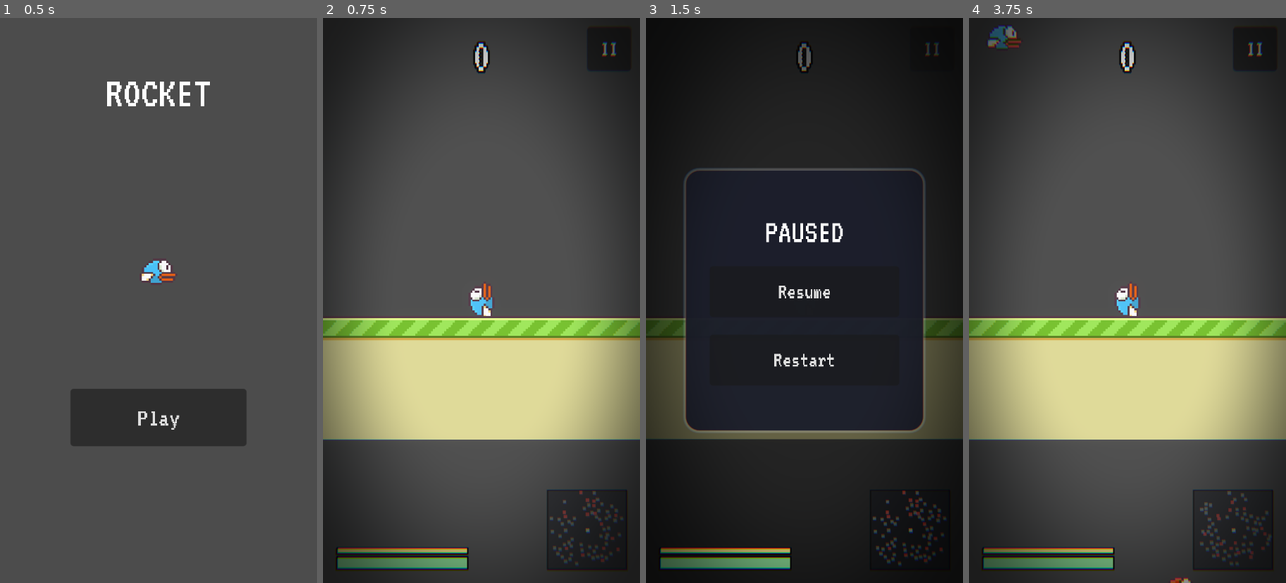
Above: before the commit, frames 1-4 (left to right).
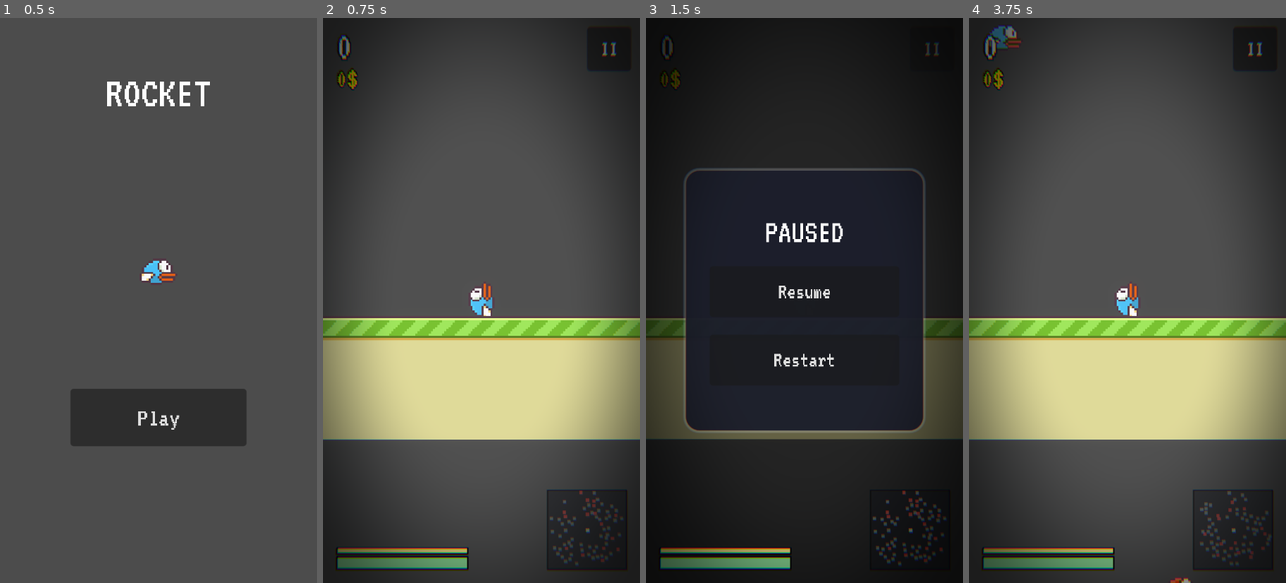
Above: after the commit, the same moments.

Repository: dunkbing/rocket2
Game: Godot game, scene res://main_menu.tscn
The game is run twice, just before and just after one commit, with the same random seed, the same clock (stepped at 60 frames per second) and the same inputs.
Inputs:
- Up to frame 1 (0.5 s): no input
- Up to frame 2 (0.75 s): click "Play" at 0.5 s
- Up to frame 3 (1.5 s): click "II" at 1.25 s
- Up to frame 4 (3.75 s): click "Restart" at 2 s; click "II" at 2.75 s; click "Restart" at 3.5 s

Frame 1 is identical in both runs. In frame 2, 0.5% of the frame differs, in the area x 4-53%, y 3-13%; in frame 3, 0.3%; in frame 4, 0.6%, in the area x 4-53%, y 2-13%.

Commit message:
add score/coin.

Diff:
--- a/asteroid.gd
+++ b/asteroid.gd
@@ -7,6 +7,13 @@
 ## How long to linger after exploding (so the embedded explosion particles can
 ## finish) before reporting that we're done and ready to be recycled.
 @export var death_duration: float = 1.2
+
+## Floating text scene shown on destruction (assign floating_text.tscn).
+@export var floating_text_scene: PackedScene
+## Score awarded when destroyed (shown as "+score").
+@export var score: int = 1
+## Coins awarded when destroyed (shown as "+coin$"; 0 hides the coin line).
+@export var coin: int = 0
 
 ## True while live in the field. The spawner reads this for its placement logic.
 var active: bool = false
@@ -37,7 +44,8 @@
     _sprite.hide()
     _collision.set_deferred("disabled", true)
     _play_explosion()
-    get_tree().call_group("hud", "on_asteroid_destroyed")
+    _show_floating_text()
+    get_tree().call_group("game_state", "add_stats", score, coin)
     # Linger so the explosion plays out, then let the pool recycle us.
     await get_tree().create_timer(death_duration).timeout
     died.emit()
@@ -47,6 +55,18 @@
 func _play_explosion() -> void:
     if _explosion:
         _explosion.restart()  # one-shot burst at the asteroid's position
+
+
+## Spawn the floating score text into the scene so it outlives this asteroid.
+## The scene's AnimationPlayer handles the rise/fade and frees it.
+func _show_floating_text() -> void:
+    if floating_text_scene == null:
+        return
+    var popup: Node = floating_text_scene.instantiate()
+    if popup.has_method("setup"):
+        popup.setup(score, coin)
+    get_tree().current_scene.add_child(popup)
+    popup.global_position = global_position
 
 
 ## ObjectPool hook: bring this asteroid to life (the spawner positions it after).
--- a/asteroid.tscn
+++ b/asteroid.tscn
@@ -1,6 +1,7 @@
 [gd_scene format=3 uid="uid://cb1dkn6sfyxym"]
 
 [ext_resource type="Script" uid="uid://cesm6001h2rrh" path="res://asteroid.gd" id="2_ast"]
+[ext_resource type="PackedScene" uid="uid://30e74xg5mtn1" path="res://floating_text.tscn" id="2_gm5ib"]
 [ext_resource type="Texture2D" uid="uid://bbc5ai3osb2fv" path="res://assets/rocket.png" id="3_gm5ib"]
 
 [sub_resource type="CircleShape2D" id="CircleShape2D_ast"]
@@ -52,6 +53,9 @@
 collision_layer = 2
 collision_mask = 0
 script = ExtResource("2_ast")
+floating_text_scene = ExtResource("2_gm5ib")
+score = 100
+coin = 5
 
 [node name="Sprite2D" type="Sprite2D" parent="." unique_id=1116532903]
 texture = ExtResource("3_gm5ib")
--- /dev/null
+++ b/floating_text.gd
@@ -0,0 +1,23 @@
+extends Node2D
+
+## Score/coin to display. Set via setup() before this is added to the tree.
+var _score: int = 1
+var _coin: int = 0
+
+
+## Called by the asteroid that spawns this popup, before it enters the tree.
+func setup(score: int, coin: int) -> void:
+    _score = score
+    _coin = coin
+    if is_node_ready():
+        _apply()
+
+
+func _ready() -> void:
+    _apply()
+
+
+func _apply() -> void:
+    $Label.text = "+%d" % _score
+    $CoinLabel.text = "+%d$" % _coin
+    $CoinLabel.visible = _coin > 0
--- /dev/null
+++ b/floating_text.tscn
@@ -0,0 +1,149 @@
+[gd_scene format=3 uid="uid://30e74xg5mtn1"]
+
+[ext_resource type="Script" uid="uid://nysadf1m8ww4" path="res://floating_text.gd" id="1_58iww"]
+
+[sub_resource type="Animation" id="Animation_wvgbu"]
+length = 0.001
+tracks/0/type = "value"
+tracks/0/imported = false
+tracks/0/enabled = true
+tracks/0/path = NodePath("Label:position")
+tracks/0/interp = 1
+tracks/0/loop_wrap = true
+tracks/0/keys = {
+"times": PackedFloat32Array(0),
+"transitions": PackedFloat32Array(1),
+"update": 0,
+"values": [Vector2(0, 0)]
+}
+tracks/1/type = "value"
+tracks/1/imported = false
+tracks/1/enabled = true
+tracks/1/path = NodePath("Label:modulate")
+tracks/1/interp = 1
+tracks/1/loop_wrap = true
+tracks/1/keys = {
+"times": PackedFloat32Array(0),
+"transitions": PackedFloat32Array(1),
+"update": 0,
+"values": [Color(1, 1, 1, 1)]
+}
+tracks/2/type = "value"
+tracks/2/imported = false
+tracks/2/enabled = true
+tracks/2/path = NodePath("CoinLabel:position")
+tracks/2/interp = 1
+tracks/2/loop_wrap = true
+tracks/2/keys = {
+"times": PackedFloat32Array(0),
+"transitions": PackedFloat32Array(1),
+"update": 0,
+"values": [Vector2(0, 18)]
+}
+tracks/3/type = "value"
+tracks/3/imported = false
+tracks/3/enabled = true
+tracks/3/path = NodePath("CoinLabel:modulate")
+tracks/3/interp = 1
+tracks/3/loop_wrap = true
+tracks/3/keys = {
+"times": PackedFloat32Array(0),
+"transitions": PackedFloat32Array(1),
+"update": 0,
+"values": [Color(1, 1, 1, 1)]
+}
+
+[sub_resource type="Animation" id="Animation_58iww"]
+resource_name = "float"
+length = 0.7
+tracks/0/type = "value"
+tracks/0/imported = false
+tracks/0/enabled = true
+tracks/0/path = NodePath("Label:position")
+tracks/0/interp = 1
+tracks/0/loop_wrap = true
+tracks/0/keys = {
+"times": PackedFloat32Array(0, 0.7),
+"transitions": PackedFloat32Array(1, 1),
+"update": 0,
+"values": [Vector2(0, 0), Vector2(0, -24)]
+}
+tracks/1/type = "value"
+tracks/1/imported = false
+tracks/1/enabled = true
+tracks/1/path = NodePath("Label:modulate")
+tracks/1/interp = 1
+tracks/1/loop_wrap = true
+tracks/1/keys = {
+"times": PackedFloat32Array(0, 0.7),
+"transitions": PackedFloat32Array(1, 1),
+"update": 0,
+"values": [Color(1, 1, 1, 1), Color(1, 1, 1, 0)]
+}
+tracks/2/type = "value"
+tracks/2/imported = false
+tracks/2/enabled = true
+tracks/2/path = NodePath("CoinLabel:position")
+tracks/2/interp = 1
+tracks/2/loop_wrap = true
+tracks/2/keys = {
+"times": PackedFloat32Array(0, 0.7),
+"transitions": PackedFloat32Array(1, 1),
+"update": 0,
+"values": [Vector2(0, 18), Vector2(0, -6)]
+}
+tracks/3/type = "value"
+tracks/3/imported = false
+tracks/3/enabled = true
+tracks/3/path = NodePath("CoinLabel:modulate")
+tracks/3/interp = 1
+tracks/3/loop_wrap = true
+tracks/3/keys = {
+"times": PackedFloat32Array(0, 0.7),
+"transitions": PackedFloat32Array(1, 1),
+"update": 0,
+"values": [Color(1, 1, 1, 1), Color(1, 1, 1, 0)]
+}
+tracks/4/type = "method"
+tracks/4/imported = false
+tracks/4/enabled = true
+tracks/4/path = NodePath(".")
+tracks/4/interp = 1
+tracks/4/loop_wrap = true
+tracks/4/keys = {
+"times": PackedFloat32Array(0.7),
+"transitions": PackedFloat32Array(1),
+"values": [{
+"args": [],
+"method": &"queue_free"
+}]
+}
+
+[sub_resource type="AnimationLibrary" id="AnimationLibrary_ds5wh"]
+_data = {
+&"RESET": SubResource("Animation_wvgbu"),
+&"float": SubResource("Animation_58iww")
+}
+
+[node name="FloatingText" type="Node2D" unique_id=25128470]
+script = ExtResource("1_58iww")
+
+[node name="Label" type="Label" parent="." unique_id=1608273097]
+offset_right = 40.0
+offset_bottom = 17.0
+text = "+1"
+horizontal_alignment = 2
+vertical_alignment = 1
+
+[node name="CoinLabel" type="Label" parent="." unique_id=1608273098]
+offset_top = 18.0
+offset_right = 40.0
+offset_bottom = 35.0
+theme_override_colors/font_color = Color(1, 0.843137, 0, 1)
+text = "+1$"
+horizontal_alignment = 2
+vertical_alignment = 1
+
+[node name="AnimationPlayer" type="AnimationPlayer" parent="." unique_id=133584940]
+libraries/ = SubResource("AnimationLibrary_ds5wh")
+autoplay = &"float"
--- /dev/null
+++ b/game_state.gd
@@ -0,0 +1,25 @@
+extends Node
+
+## Holds the stats for the current game session. Other nodes report stat changes
+## through the "game_state" group; this then pushes the values to the HUD.
+
+var score: int = 0
+var coin: int = 0
+
+
+func _ready() -> void:
+    add_to_group("game_state")
+    _push()
+
+
+## Add an asteroid's reward when it's destroyed (called via the group).
+func add_stats(score_amount: int, coin_amount: int) -> void:
+    score += score_amount
+    coin += coin_amount
+    _push()
+
+
+## Send the current values to the HUD for display.
+func _push() -> void:
+    get_tree().call_group("hud", "set_score", score)
+    get_tree().call_group("hud", "set_coin", coin)
--- a/gold_asteroid.tscn
+++ b/gold_asteroid.tscn
@@ -1,6 +1,7 @@
 [gd_scene format=3 uid="uid://cmfd3jritdhvb"]
 
 [ext_resource type="Script" uid="uid://cesm6001h2rrh" path="res://asteroid.gd" id="1_qduwi"]
+[ext_resource type="PackedScene" uid="uid://30e74xg5mtn1" path="res://floating_text.tscn" id="2_cfnh1"]
 [ext_resource type="Texture2D" uid="uid://dcru8t04vsxfd" path="res://assets/gold.png" id="2_qduwi"]
 
 [sub_resource type="CircleShape2D" id="CircleShape2D_ast"]
@@ -52,6 +53,9 @@
 collision_layer = 2
 collision_mask = 0
 script = ExtResource("1_qduwi")
+floating_text_scene = ExtResource("2_cfnh1")
+score = 200
+coin = 50
 
 [node name="Sprite2D" type="Sprite2D" parent="." unique_id=1116532903]
 texture = ExtResource("2_qduwi")
--- a/hud.gd
+++ b/hud.gd
@@ -8,24 +8,34 @@
 @onready var DeathRestartButton = $DeathPanel/Panel/VBoxContainer/RestartButton
 @onready var DeathScoreLabel = $DeathPanel/Panel/VBoxContainer/ScoreLabel
 
-var score := 0
+## Latest values pushed from GameState; cached for the game-over panel.
+var _score := 0
+var _coin := 0
 
 
 func _ready() -> void:
-    add_to_group("hud")  # the rocket & asteroids reach us via this group
+    add_to_group("hud")  # the game state & rocket reach us via this group
     PauseButton.pressed.connect(_pause)
     ResumeButton.pressed.connect(_resume)
     RestartButton.pressed.connect(_restart)
     DeathRestartButton.pressed.connect(_restart)
-    $Label.text = str(score)
+    $ScoreLabel.text = str(_score)
+    $CoinLabel.text = "%d$" % _coin
     # Sensible defaults in case the rocket's first emit beat us into the tree.
     ChargeBar.value = 1.0
     FuelBar.value = 1.0
 
-# Called by each asteroid when the rocket destroys it.
-func on_asteroid_destroyed() -> void:
-    score += 1
-    $Label.text = str(score)
+# --- Stat display (called via the "hud" group from GameState) ---
+
+## Show the session score.
+func set_score(value: int) -> void:
+    _score = value
+    $ScoreLabel.text = str(value)
+
+## Show the session coin count.
+func set_coin(value: int) -> void:
+    _coin = value
+    $CoinLabel.text = "%d$" % value
 
 # --- Rocket telemetry (called via the "hud" group from rocket.gd) ---
 
@@ -39,7 +49,7 @@
 
 ## The rocket ran out of aim time and exploded — end the run.
 func on_rocket_dead() -> void:
-    DeathScoreLabel.text = "Score: " + str(score)
+    DeathScoreLabel.text = "Score: " + str(_score)
     $DeathPanel.show()
 
 func _pause() -> void:
--- a/hud.tscn
+++ b/hud.tscn
@@ -45,16 +45,27 @@
 [node name="HUD" type="CanvasLayer" unique_id=1372647904]
 script = ExtResource("1_hud")
 
-[node name="Label" type="Label" parent="." unique_id=1441902931]
-offset_top = 12.0
-offset_right = 288.0
-offset_bottom = 64.0
+[node name="ScoreLabel" type="Label" parent="." unique_id=1441902931]
+offset_left = 12.0
+offset_top = 8.0
+offset_right = 200.0
+offset_bottom = 44.0
 theme_override_colors/font_color = Color(1, 1, 1, 1)
 theme_override_colors/font_outline_color = Color(0, 0, 0, 0.7)
-theme_override_constants/outline_size = 8
-theme_override_font_sizes/font_size = 44
+theme_override_constants/outline_size = 6
+theme_override_font_sizes/font_size = 36
 text = "0"
-horizontal_alignment = 1
+
+[node name="CoinLabel" type="Label" parent="." unique_id=1825539372]
+offset_left = 12.0
+offset_top = 42.0
+offset_right = 200.0
+offset_bottom = 68.0
+theme_override_colors/font_color = Color(1, 0.843137, 0, 1)
+theme_override_colors/font_outline_color = Color(0, 0, 0, 0.7)
+theme_override_constants/outline_size = 4
+theme_override_font_sizes/font_size = 24
+text = "0$"
 
 [node name="PauseButton" type="Button" parent="." unique_id=1353499646]
 anchors_preset = 1
@@ -135,6 +146,8 @@
 anchors_preset = 15
 anchor_right = 1.0
 anchor_bottom = 1.0
+grow_horizontal = 2
+grow_vertical = 2
 
 [node name="Dim" type="ColorRect" parent="DeathPanel" unique_id=1500000002]
 layout_mode = 0
--- a/main.tscn
+++ b/main.tscn
@@ -11,6 +11,7 @@
 [ext_resource type="Shader" uid="uid://d2q2eg2j68iyx" path="res://vignette.gdshader" id="6_7mycd"]
 [ext_resource type="PackedScene" uid="uid://cmfd3jritdhvb" path="res://gold_asteroid.tscn" id="7_4c57u"]
 [ext_resource type="Shader" uid="uid://kk1nlybn5fde" path="res://chromatic_aberration.gdshader" id="7_272bh"]
+[ext_resource type="Script" uid="uid://bjalyupt8hqyr" path="res://game_state.gd" id="12_dg77c"]
 
 [sub_resource type="Environment" id="Environment_2ueok"]
 background_mode = 3
@@ -88,3 +89,6 @@
 grow_horizontal = 2
 grow_vertical = 2
 mouse_filter = 2
+
+[node name="GameState" type="Node" parent="." unique_id=1433314615]
+script = ExtResource("12_dg77c")
Not shown, added: floating_text.gd.uid
Not shown, added: game_state.gd.uid
